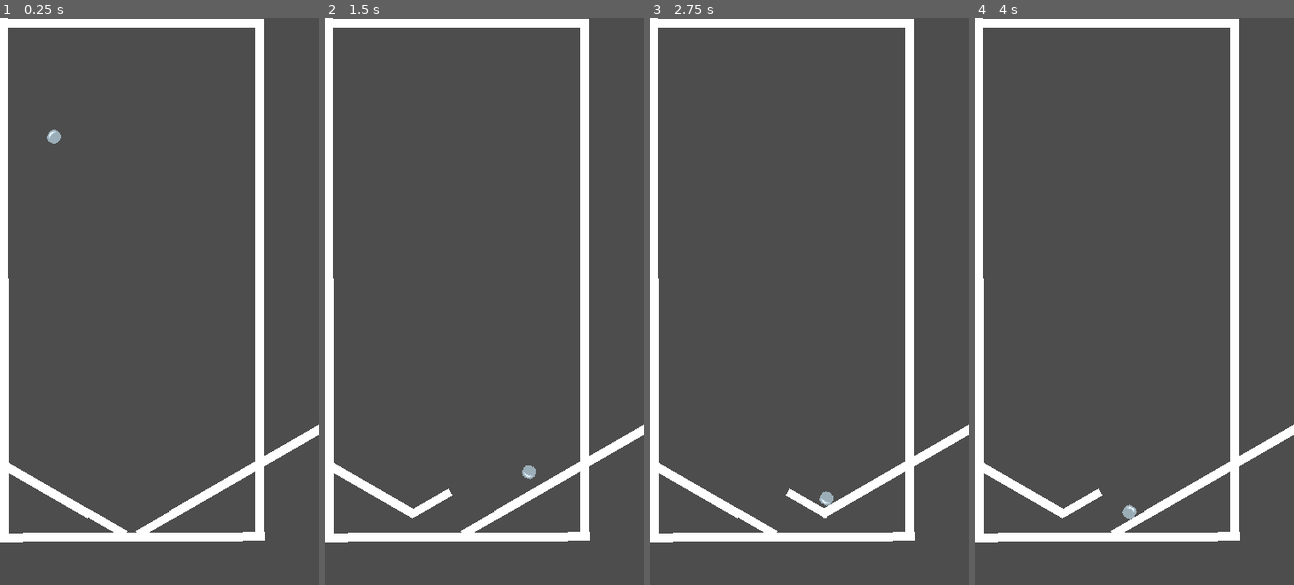
Above: before the commit, frames 1-4 (left to right).
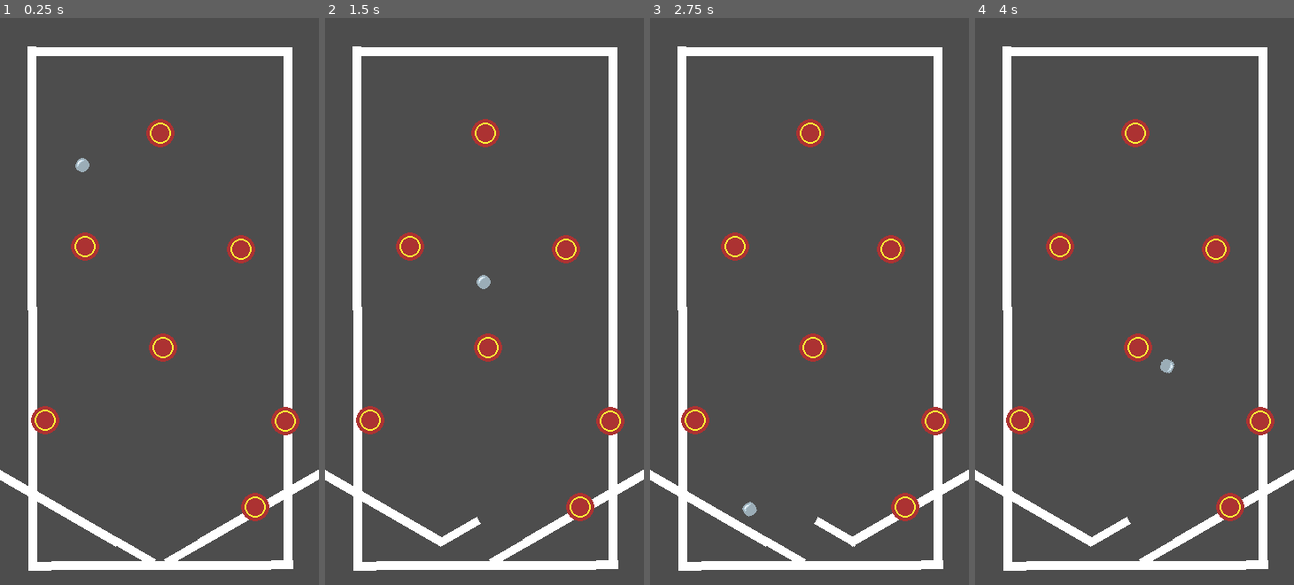
Above: after the commit, the same moments.

Repository: MDJolley/Pinball_PoC
Game: Godot game, scene res://gameplay/main.tscn
The game is run twice, just before and just after one commit, with the same random seed, the same clock (stepped at 60 frames per second) and the same inputs.
Inputs:
- Up to frame 1 (0.25 s): no input
- Up to frame 2 (1.5 s): hold D (Right) 0.53-1.28 s; hold A (Left) from 1.28 s (still down)
- Up to frame 3 (2.75 s): release A (Left) at 2.03 s; hold D (Right) from 2.03 s (still down)
- Up to frame 4 (4 s): release D (Right) at 3.53 s; hold A (Left) from 3.53 s (still down)

The runs differ from the first frame. In frame 1, 19% of the frame differs, in the area x 0-100%, y 0-98%; in frame 2, 19%; in frame 3, 19%; in frame 4, 19%.

Commit message:
Round Bumpers
Added round bumpers and capped maximum ball velocity.

Diff:
--- a/gameplay/main.tscn
+++ b/gameplay/main.tscn
@@ -1,11 +1,13 @@
-[gd_scene load_steps=5 format=3 uid="uid://c2nbx0xw46im7"]
+[gd_scene load_steps=6 format=3 uid="uid://c2nbx0xw46im7"]
 
 [ext_resource type="PackedScene" uid="uid://dwbcsxf4rgfef" path="res://gameplay/scenes/Ball.tscn" id="1_1mbjl"]
 [ext_resource type="PackedScene" uid="uid://dcatxh6p8nnqj" path="res://gameplay/scenes/Wall.tscn" id="2_2ghbg"]
 [ext_resource type="PackedScene" uid="uid://bd7rvuomtx7at" path="res://gameplay/scenes/Flipper_Left.tscn" id="3_5duty"]
 [ext_resource type="PackedScene" uid="uid://bbmowq58sty5c" path="res://gameplay/scenes/Flipper_Right.tscn" id="4_2yasa"]
+[ext_resource type="PackedScene" uid="uid://b8g5ghr436lgf" path="res://gameplay/scenes/bumper_round.tscn" id="5_aipb0"]
 
 [node name="Main" type="Node2D"]
+position = Vector2(32, 32)
 
 [node name="Ball" parent="." instance=ExtResource("1_1mbjl")]
 position = Vector2(61, 106)
@@ -58,3 +60,24 @@
 [node name="Flipper_Left2" parent="." instance=ExtResource("4_2yasa")]
 position = Vector2(197, 559)
 scale = Vector2(0.5, 0.5)
+
+[node name="Bumper_Round" parent="." instance=ExtResource("5_aipb0")]
+position = Vector2(64, 226)
+
+[node name="Bumper_Round4" parent="." instance=ExtResource("5_aipb0")]
+position = Vector2(19, 422)
+
+[node name="Bumper_Round5" parent="." instance=ExtResource("5_aipb0")]
+position = Vector2(290, 423)
+
+[node name="Bumper_Round6" parent="." instance=ExtResource("5_aipb0")]
+position = Vector2(256, 520)
+
+[node name="Bumper_Round7" parent="." instance=ExtResource("5_aipb0")]
+position = Vector2(149, 98)
+
+[node name="Bumper_Round2" parent="." instance=ExtResource("5_aipb0")]
+position = Vector2(240, 229)
+
+[node name="Bumper_Round3" parent="." instance=ExtResource("5_aipb0")]
+position = Vector2(152, 340)
--- a/gameplay/scenes/Ball.tscn
+++ b/gameplay/scenes/Ball.tscn
@@ -4,13 +4,13 @@
 [ext_resource type="Texture2D" uid="uid://ccgkkdsabk6xy" path="res://gameplay/assets/Default_Ball.png" id="2_p3bv0"]
 
 [sub_resource type="PhysicsMaterial" id="PhysicsMaterial_mfh8r"]
-bounce = 0.66
+bounce = 0.5
 
 [sub_resource type="CapsuleShape2D" id="CapsuleShape2D_jiq7t"]
 radius = 8.0
 height = 16.0
 
-[node name="Ball" type="RigidBody2D"]
+[node name="Ball" type="RigidBody2D" groups=["ball"]]
 physics_material_override = SubResource("PhysicsMaterial_mfh8r")
 continuous_cd = 1
 script = ExtResource("1_p36vn")
--- a/gameplay/scenes/Wall.tscn
+++ b/gameplay/scenes/Wall.tscn
@@ -1,4 +1,8 @@
-[gd_scene load_steps=3 format=3 uid="uid://dcatxh6p8nnqj"]
+[gd_scene load_steps=4 format=3 uid="uid://dcatxh6p8nnqj"]
+
+[sub_resource type="PhysicsMaterial" id="PhysicsMaterial_xavix"]
+friction = 0.0
+bounce = 1.0
 
 [sub_resource type="CanvasTexture" id="CanvasTexture_xsus1"]
 
@@ -6,6 +10,7 @@
 size = Vector2(82, 10)
 
 [node name="Wall" type="StaticBody2D"]
+physics_material_override = SubResource("PhysicsMaterial_xavix")
 
 [node name="Sprite2D" type="Sprite2D" parent="."]
 scale = Vector2(82, 10)
--- /dev/null
+++ b/gameplay/scenes/bumper_round.tscn
@@ -0,0 +1,18 @@
+[gd_scene load_steps=4 format=3 uid="uid://b8g5ghr436lgf"]
+
+[ext_resource type="Script" path="res://gameplay/scripts/Bumper_Round.gd" id="1_hcbig"]
+[ext_resource type="Texture2D" uid="uid://dfsmpynjb7k7g" path="res://gameplay/assets/Bumper_Round.png" id="2_30g37"]
+
+[sub_resource type="CapsuleShape2D" id="CapsuleShape2D_tcgi5"]
+radius = 15.0
+
+[node name="Bumper_Round" type="Area2D"]
+script = ExtResource("1_hcbig")
+
+[node name="Sprite2D" type="Sprite2D" parent="."]
+texture = ExtResource("2_30g37")
+
+[node name="CollisionShape2D" type="CollisionShape2D" parent="."]
+shape = SubResource("CapsuleShape2D_tcgi5")
+
+[connection signal="body_entered" from="." to="." method="_on_collision"]
--- a/gameplay/scripts/Ball.gd
+++ b/gameplay/scripts/Ball.gd
@@ -1,7 +1,6 @@
-extends Node2D
+extends RigidBody2D
 
-var gravity : int = 800
-var velocity : Vector2
+var maxSpeed : int = 2000
 
 # Called when the node enters the scene tree for the first time.
 func _ready():
@@ -10,3 +9,13 @@
 # Called every frame. 'delta' is the elapsed time since the previous frame.
 func _physics_process(delta):
 	pass
+
+func _integrate_forces(state):
+	if abs(get_linear_velocity().x) > maxSpeed or abs(get_linear_velocity().y) > maxSpeed:
+		print(get_linear_velocity)
+		var newSpeed = get_linear_velocity().normalized() * maxSpeed
+		set_linear_velocity(newSpeed)
+
+
+func _process(delta):
+	pass
--- /dev/null
+++ b/gameplay/scripts/Bumper_Round.gd
@@ -0,0 +1,18 @@
+extends Area2D
+
+var strength : int = 700
+
+# Called when the node enters the scene tree for the first time.
+func _ready():
+	pass # Replace with function body.
+
+
+# Called every frame. 'delta' is the elapsed time since the previous frame.
+func _process(delta):
+	pass
+
+func _on_collision(body):
+	if body.is_in_group("ball"):
+		var direction : Vector2 = body.position - self.position
+#		body.apply_impulse(direction.normalized() * strength, Vector2())
+		body.set_linear_velocity(direction.normalized() * strength)
--- a/project.godot
+++ b/project.godot
@@ -39,7 +39,7 @@
 
 [physics]
 
-common/max_physics_steps_per_frame=12
+common/max_physics_steps_per_frame=16
 
 [rendering]
 
Binary file added: gameplay/assets/Bumper_Round.aseprite
Binary file added: gameplay/assets/Bumper_Round.png
Not shown, added: gameplay/assets/Bumper_Round.png.import
